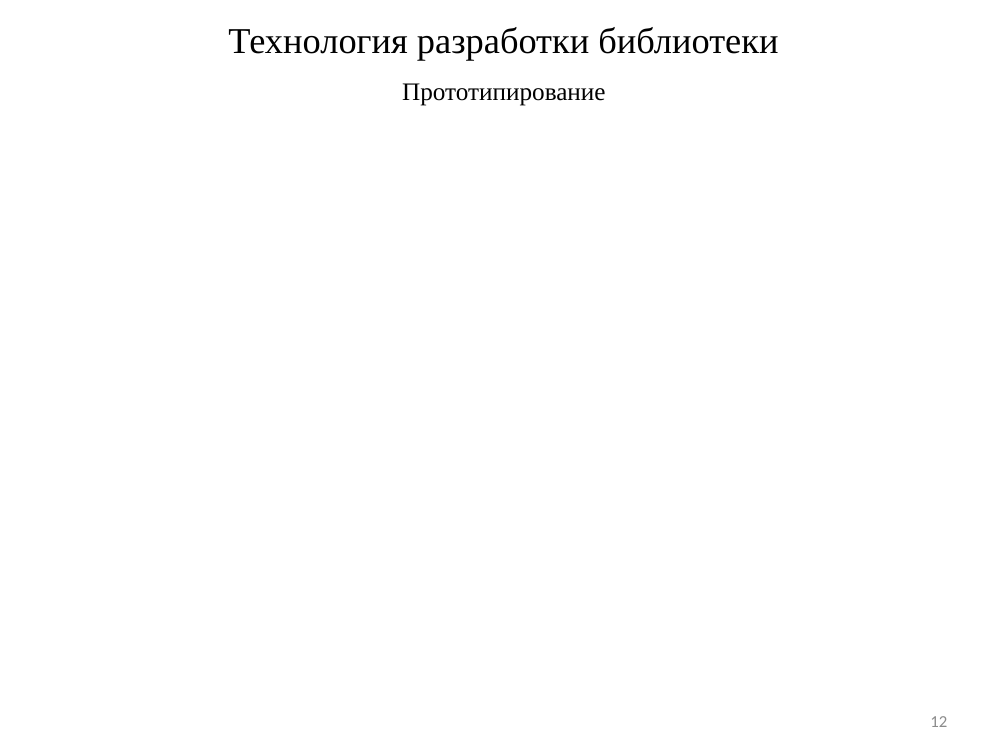
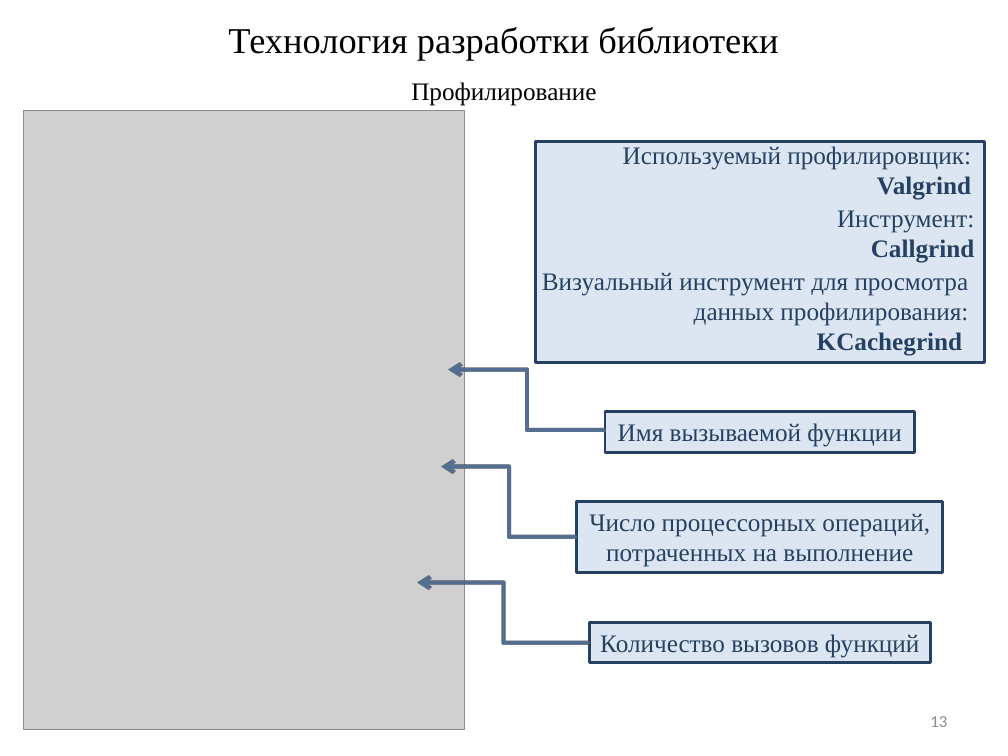
Before and after one commit to nwcfang/diplom_report, a slide deck: slide 13 of presentation/presentation.pptx (slide 12 before the commit). Drawn at 1008x756 pixels with LibreOffice and Linux fonts; fonts in the diff are those of the drawing; grey boxes stand for pictures. Boxes give left, top, right and bottom in pixels: in the first picture for what was removed or moved away, otherwise in the second. Text is boxed around its words. In the diff, an @@ line names an element or a change of style, - is before the commit and + after.

```diff
--- a/presentation/presentation.pptx
+++ b/presentation/presentation.pptx
@@ text at box(411, 82, 596, 106): text changed @@
-Прототипирование
+Профилирование
@@ picture added at box(23, 110, 465, 730) @@
@@ rectangle added at box(535, 142, 984, 363), fill #DCE6F2, outline #254061 2 pt @@
@@ text added at box(623, 146, 971, 200), 18 pt, text #254061 @@
+Используемый профилировщик:
+Valgrind
@@ text added at box(837, 210, 974, 263), 18 pt, text #254061 @@
+Инструмент:
+Callgrind
@@ text added at box(542, 272, 969, 356), 18 pt, text #254061 @@
+Визуальный инструмент для просмотра
+данных профилирования:
+KCachegrind
@@ elbow arrow added from (605, 429) to (449, 370), #254061 3 pt @@
@@ rectangle added at box(605, 411, 914, 452), fill #DCE6F2, outline #254061 2 pt, 18 pt, text #254061 @@
+Имя вызываемой функции
@@ elbow arrow added from (577, 536) to (442, 467), #254061 3 pt @@
@@ rectangle added at box(577, 502, 942, 574), fill #DCE6F2, outline #254061 2 pt, 18 pt, text #254061 @@
+Число процессорных операций,
+потраченных на выполнение
@@ elbow arrow added from (590, 642) to (417, 583), #254061 3 pt @@
@@ rectangle added at box(590, 622, 931, 662), fill #DCE6F2, outline #254061 2 pt, 18 pt, text #254061 @@
+Количество вызовов функций
@@ page number at box(930, 716, 947, 727): text changed @@
-12
+13
```
Also in this commit, not shown: 3 other slides changed, 2 slides added, 1 other file.
